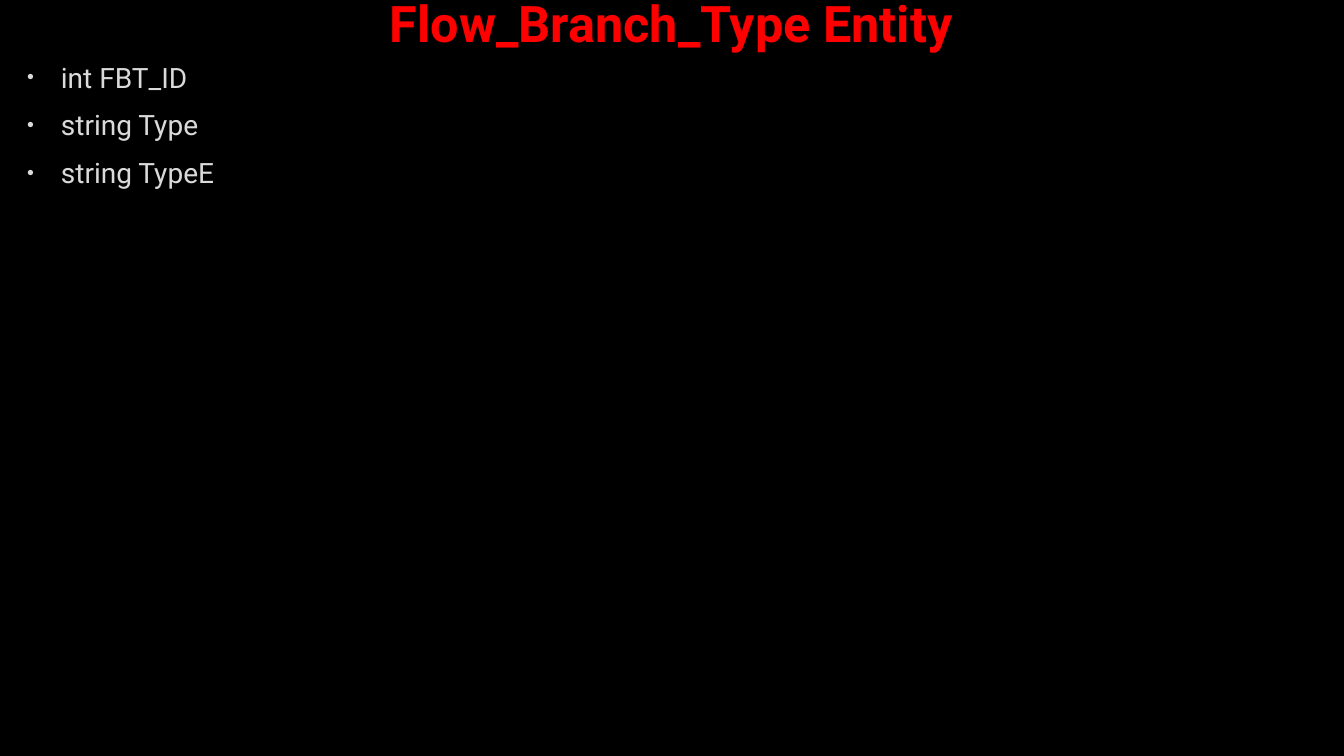
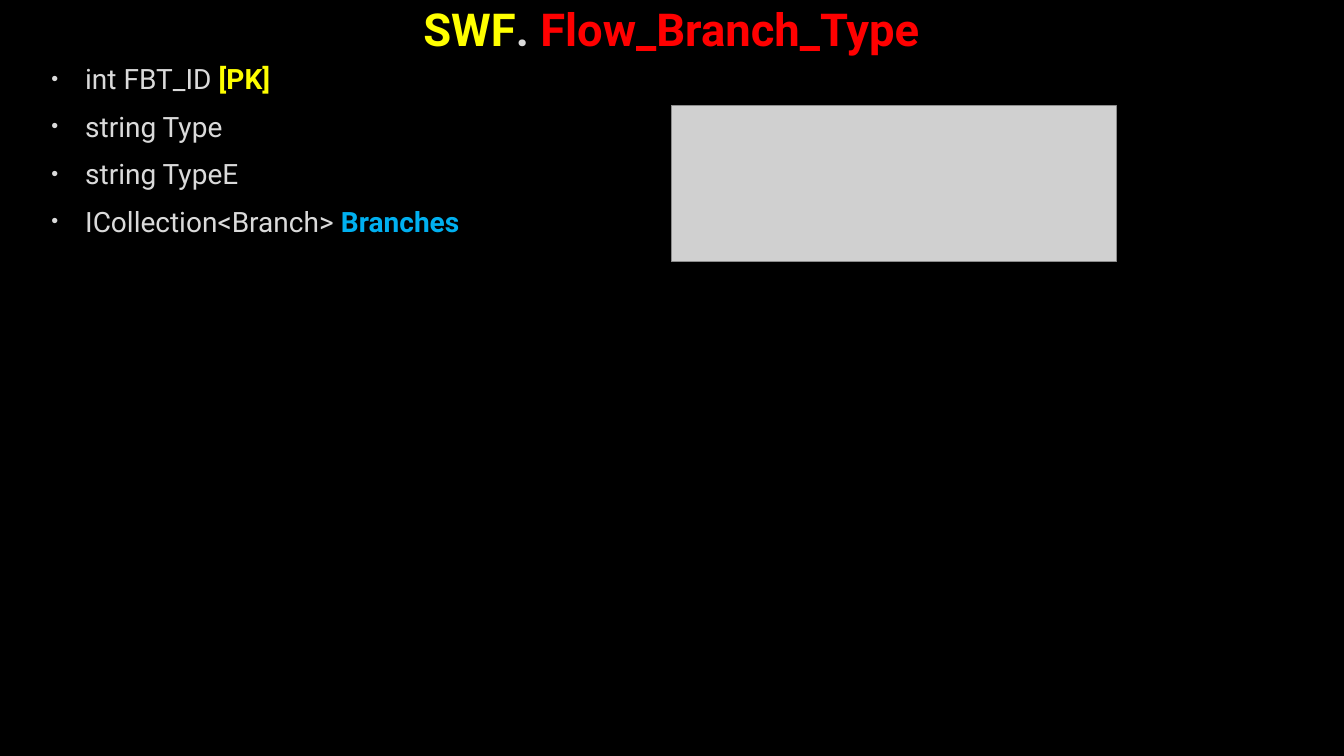
Before and after one commit to AhmedMohamedSamir1/Summary, a slide deck: slide 22 of Dot Net/Business.pptx (slide 21 before the commit). Drawn at 1344x756 pixels with LibreOffice and Linux fonts; fonts in the diff are those of the drawing; grey boxes stand for pictures; background and template pictures are left out. Boxes give left, top, right and bottom in pixels: in the first picture for what was removed or moved away, otherwise in the second. Text is boxed around its words. In the diff, an @@ line names an element or a change of style, - is before the commit and + after.

```diff
--- a/Dot Net/Business.pptx
+++ b/Dot Net/Business.pptx
@@ title at (423, 12, 919, 56): text changed; size 36 to 32.4 pt @@
-Flow_Branch_Type Entity
+SWF. Flow_Branch_Type
@@ text "int FBT_ID [PK]": place and size @@
-text "int FBT_ID [PK]" at (61, 68, 214, 189)
+text "int FBT_ID [PK]" at (85, 65, 459, 233)
@@ text at (85, 65, 270, 94): text changed @@
-• int FBT_ID
+• int FBT_ID [PK]
@@ picture added at (671, 106, 1116, 262) @@
@@ text at (85, 211, 459, 233): paragraph added @@
+• ICollection<Branch> Branches
```
Also in this commit, not shown: 11 other slides changed, 27 slides added, 1 slide removed, 4 other files.
